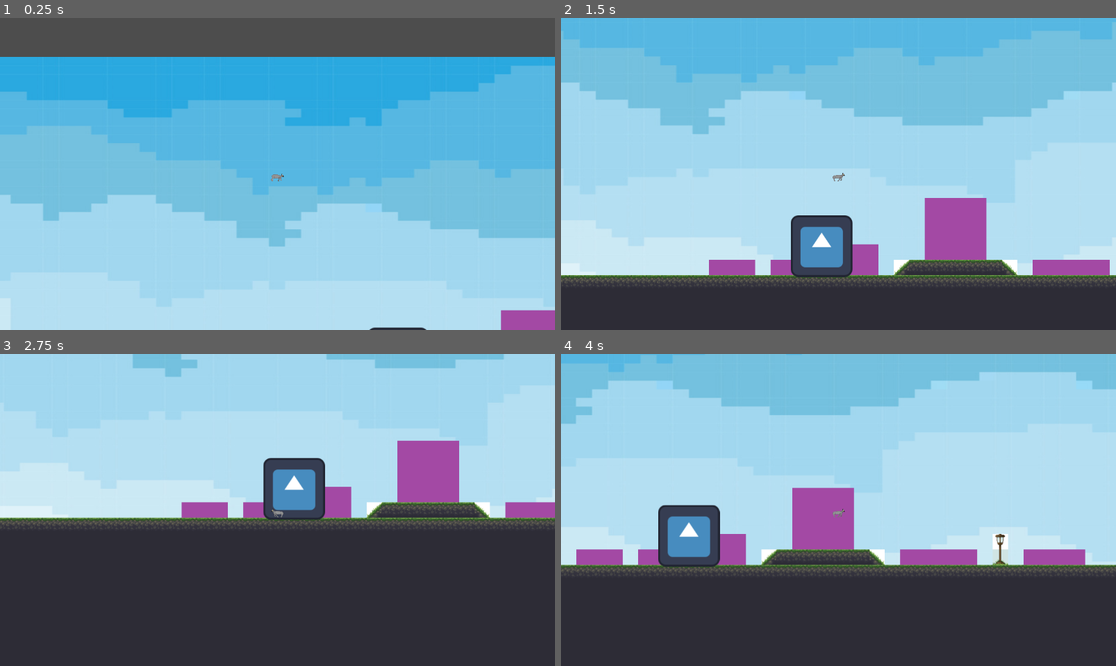
Above: before the commit, frames 1-4 (two rows, left to right).
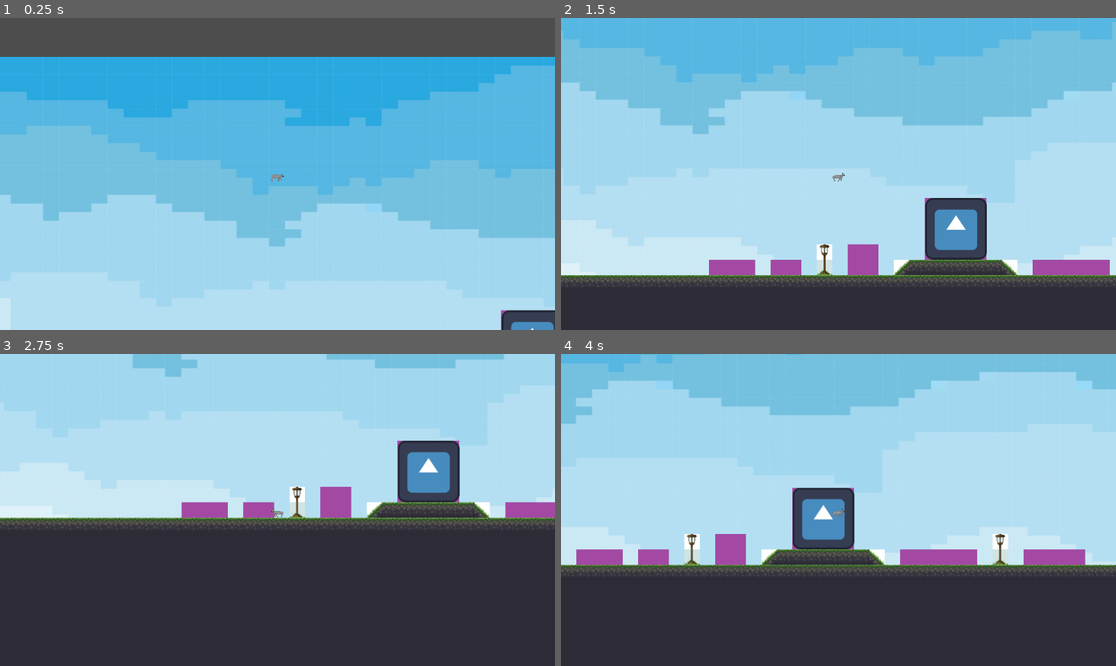
Above: after the commit, the same moments.

Repository: kriskros341/HackYeah_Dezinformatyka
Game: Godot game, scene res://main.tscn
Two runs of this game, one before a commit and one after it. Both use one fixed random seed, a clock stepped at 60 frames per second and the inputs below. The engine's default icon, where the game draws it, is replaced by a stand-in: a white triangle on a blue panel in a dark square.
Inputs:
- Up to frame 1 (0.25 s): no input
- Up to frame 2 (1.5 s): hold Right (ui_right) from 0.53 s (still down); tap Space (interaction) at 0.6, 1.35 s; tap W (ui_accept) at 0.77 s
- Up to frame 3 (2.75 s): tap W (ui_accept) at 1.52 s; release Right (ui_right) at 2.03 s; hold Left (ui_left) from 2.03 s (still down); tap Space (interaction) at 2.1 s
- Up to frame 4 (4 s): release Left (ui_left) at 2.78 s; hold Right (ui_right) from 2.78 s (still down); tap Space (interaction) at 2.85, 3.6 s; tap W (ui_accept) at 3.02, 3.77 s

The runs differ from the first frame. In frame 1, 0.7% of the frame differs, in the area x 66-100%, y 93-100%; in frame 2, 4.4%; in frame 3, 4.3%; in frame 4, 4.4%, in the area x 17-53%, y 42-69%.

Commit message:
rename testspirte -> computer

Diff:
--- a/TestSprite.gd
+++ b/Computer.gd
@@ -9,7 +9,7 @@
 
 # Called every frame. 'delta' is the elapsed time since the previous frame.
 func _process(delta):
-	if is_inside and Input.is_action_just_released("interaction"):
+	if is_inside and Input.is_action_just_pressed("interaction"):
 		run_interaction()
 
 func run_interaction():
--- a/TestSprite.tscn
+++ b/Computer.tscn
@@ -1,16 +1,16 @@
 [gd_scene load_steps=4 format=3 uid="uid://cv6nsc77ufugq"]
 
-[ext_resource type="Texture2D" uid="uid://yq5ja3dm6rr1" path="res://assets/icon.svg" id="1_27od3"]
-[ext_resource type="Script" path="res://TestSprite.gd" id="1_e1rs8"]
+[ext_resource type="Script" path="res://Computer.gd" id="1_n572m"]
+[ext_resource type="Texture2D" uid="uid://yq5ja3dm6rr1" path="res://assets/icon.svg" id="2_qjttt"]
 
 [sub_resource type="RectangleShape2D" id="RectangleShape2D_u8vxu"]
 size = Vector2(164, 151)
 
 [node name="Area2D" type="Area2D"]
-script = ExtResource("1_e1rs8")
+script = ExtResource("1_n572m")
 
 [node name="Sprite2D" type="Sprite2D" parent="."]
-texture = ExtResource("1_27od3")
+texture = ExtResource("2_qjttt")
 
 [node name="CollisionShape2D" type="CollisionShape2D" parent="."]
 position = Vector2(3, -4.5)
--- a/Hub.tscn
+++ b/Hub.tscn
@@ -2,7 +2,7 @@
 
 [ext_resource type="Texture2D" uid="uid://cw725h5xe1kbb" path="res://scenes/blue-sky-background-in-pixel-art-style-vector.jpg" id="1_qhrfh"]
 [ext_resource type="Texture2D" uid="uid://cs4pf01jgwq6l" path="res://tilesetOpenGame.png" id="2_stxlq"]
-[ext_resource type="PackedScene" uid="uid://cv6nsc77ufugq" path="res://TestSprite.tscn" id="4_84aqa"]
+[ext_resource type="PackedScene" uid="uid://cv6nsc77ufugq" path="res://Computer.tscn" id="3_xpkrp"]
 
 [sub_resource type="TileSetAtlasSource" id="TileSetAtlasSource_f0ght"]
 resource_name = "baseTileSet"
@@ -226,5 +226,5 @@
 format = 2
 layer_0/tile_data = PackedInt32Array(1179648, 196608, 4, 1179649, 196608, 4, 1179650, 196608, 4, 1179651, 196608, 4, 11 …(20815 unchanged characters)…
 
-[node name="Area2D" parent="." instance=ExtResource("4_84aqa")]
-position = Vector2(266, 416)
+[node name="Computer" parent="." instance=ExtResource("3_xpkrp")]
+position = Vector2(545, 380)
